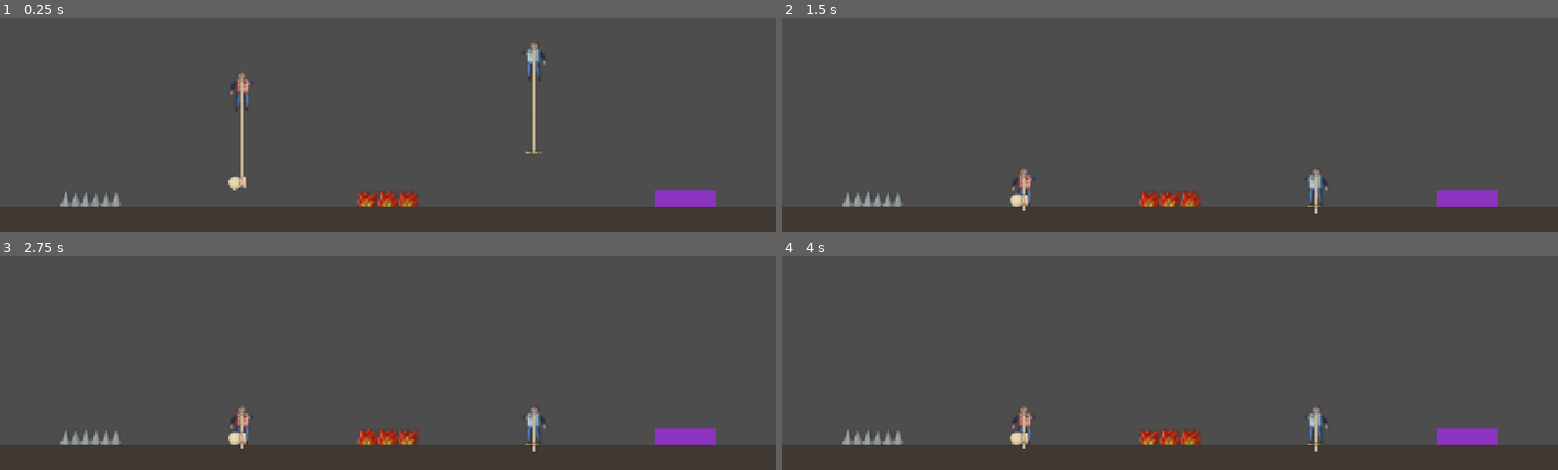
Above: before the commit, frames 1-4 (two rows, left to right).
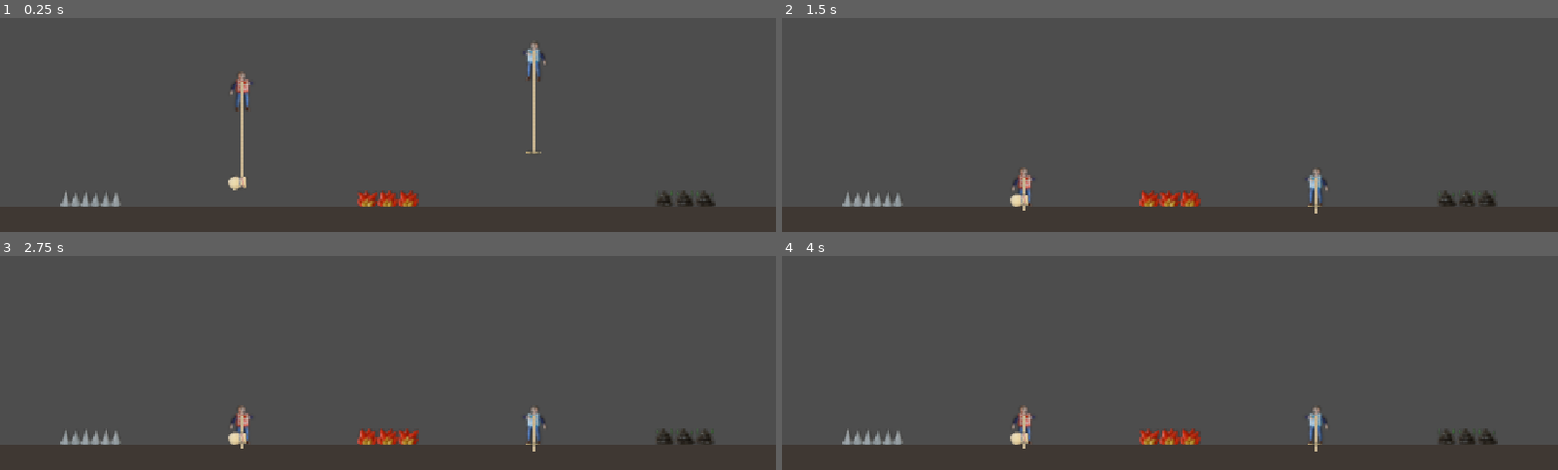
Above: after the commit, the same moments.

Repository: vittocher/emboque-de-a-dos
Game: Godot game, scene res://scenes/test_death.tscn
Same seed, same stepped clock (60 frames per second), same inputs: the game is played once before the commit and once after it. This scene is started directly instead of the project's main scene.
Inputs:
- Up to frame 1 (0.25 s): no input
- Up to frame 2 (1.5 s): tap Enter at 1.25 s
- Up to frame 3 (2.75 s): no input
- Up to frame 4 (4 s): tap Space at 2.75 s

The runs differ from the first frame. In frame 1, 0.6% of the frame differs, in the area x 84-93%, y 80-89%; in frame 2, 0.6%; in frame 3, 0.6%; in frame 4, 0.6%.

Commit message:
feat: add caca hazard assets and integrate into emboque death zone

Diff:
--- /dev/null
+++ b/assets/hazards/emboques/caca_frames.tres
@@ -0,0 +1,22 @@
+[gd_resource type="SpriteFrames" format=3]
+
+[ext_resource type="Texture2D" path="res://assets/hazards/emboques/caca_1.png" id="1_c1"]
+[ext_resource type="Texture2D" path="res://assets/hazards/emboques/caca_2.png" id="2_c2"]
+[ext_resource type="Texture2D" path="res://assets/hazards/emboques/caca_3.png" id="3_c3"]
+
+[resource]
+animations = [{
+"frames": [{
+"duration": 1.0,
+"texture": ExtResource("1_c1")
+}, {
+"duration": 1.0,
+"texture": ExtResource("2_c2")
+}, {
+"duration": 1.0,
+"texture": ExtResource("3_c3")
+}],
+"loop": true,
+"name": &"default",
+"speed": 9.0
+}]
--- a/scenes/emboque_death_zone.tscn
+++ b/scenes/emboque_death_zone.tscn
@@ -1,6 +1,8 @@
-[gd_scene load_steps=3 format=3]
+[gd_scene load_steps=5 format=3]
 
 [ext_resource type="Script" path="res://scripts/emboque_death_zone.gd" id="1_edz"]
+[ext_resource type="Script" path="res://scripts/hazard_art.gd" id="2_art"]
+[ext_resource type="SpriteFrames" path="res://assets/hazards/emboques/caca_frames.tres" id="3_caca"]
 
 [sub_resource type="RectangleShape2D" id="Rect_zone"]
 size = Vector2(100, 30)
@@ -15,5 +17,11 @@
 shape = SubResource("Rect_zone")
 
 [node name="Visual" type="Polygon2D" parent="."]
+visible = false
 color = Color(0.55, 0.2, 0.75, 1)
 polygon = PackedVector2Array(-50, -15, 50, -15, 50, 15, -50, 15)
+
+[node name="Art" type="Node2D" parent="."]
+script = ExtResource("2_art")
+frames = ExtResource("3_caca")
+shape_path = NodePath("../CollisionShape2D")
Binary file added: assets/hazards/emboques/caca_1.png
Not shown, added: assets/hazards/emboques/caca_1.png.import
Binary file added: assets/hazards/emboques/caca_2.png
Not shown, added: assets/hazards/emboques/caca_2.png.import
Binary file added: assets/hazards/emboques/caca_3.png
Not shown, added: assets/hazards/emboques/caca_3.png.import
Not shown, changed: CLAUDE.md
